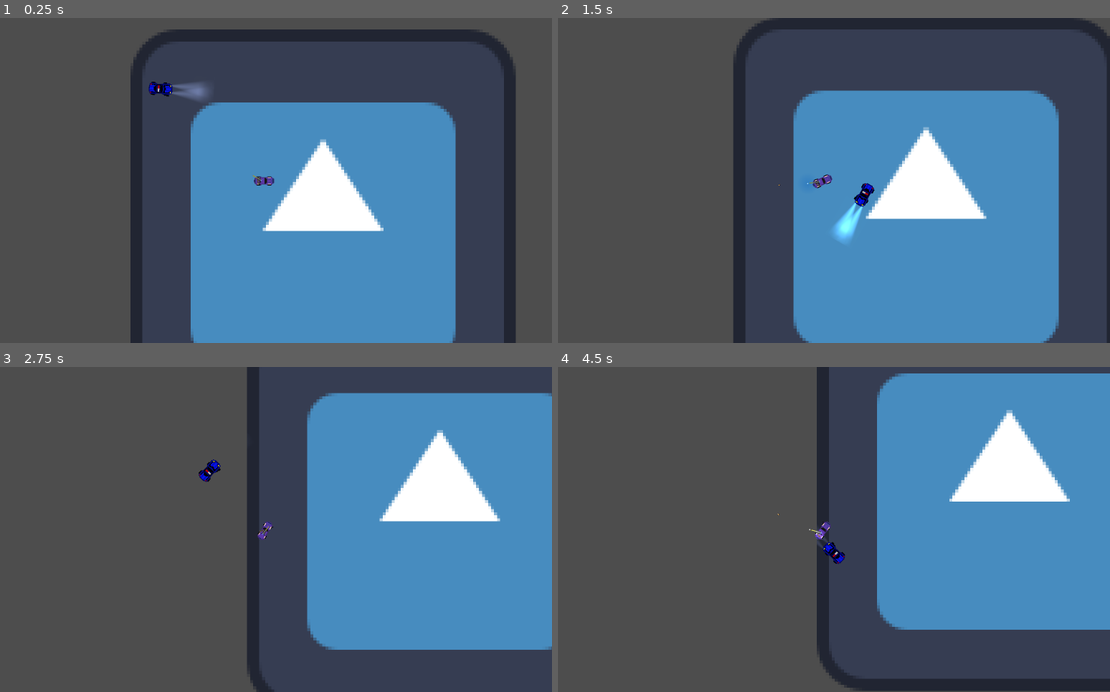
Above: before the commit, frames 1-4 (two rows, left to right).
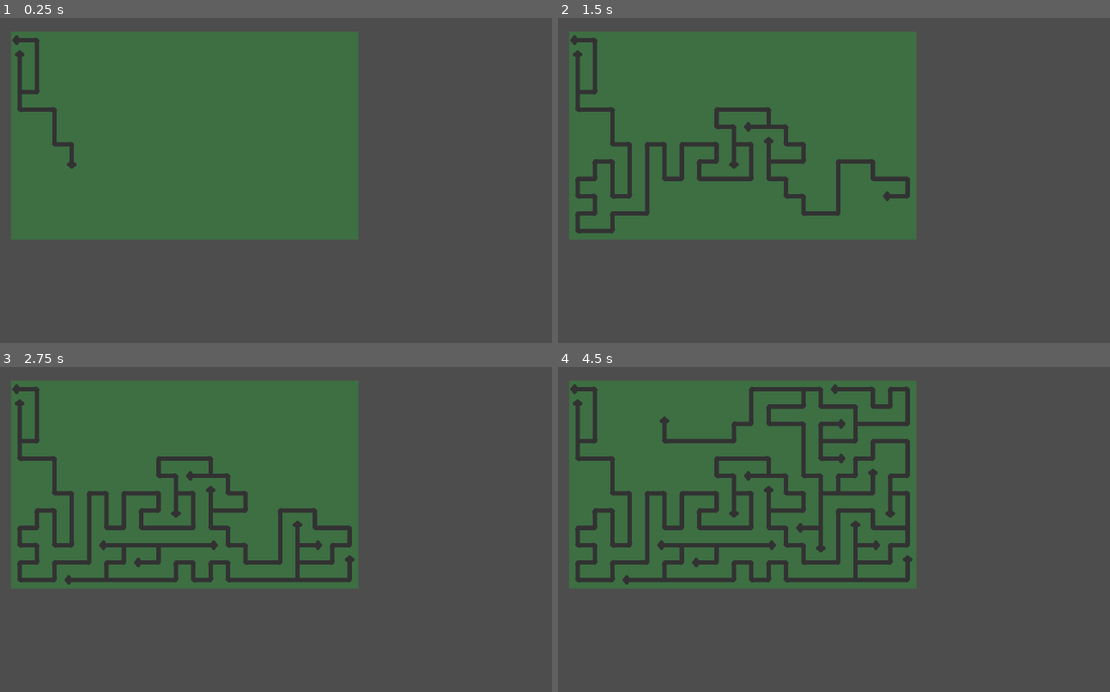
Above: after the commit, the same moments.

Repository: lionidasgerasimatos/Route-E40
Game: Godot game, scene res://Scene/world.tscn
Same seed, same stepped clock (60 frames per second), same inputs: the game is played once before the commit and once after it. Before the commit the project starts from res://Scene/level.tscn. The engine's default icon, where the game draws it, is replaced by a stand-in: a white triangle on a blue panel in a dark square.
Inputs (mouse positions are in pixels of both pictures, inside the frame that each line leads up to):
- Up to frame 1 (0.25 s): no input
- Up to frame 2 (1.5 s): move the mouse to (949, 164) at 0.52 s; hold D (right) 0.53-1.28 s; hold Space (handbreak) 0.53-1.28 s; move the mouse to (707, 196) at 1.27 s; hold S (down) from 1.28 s (still down); click (707, 196) at 1.35 s
- Up to frame 3 (2.75 s): move the mouse to (320, 458) at 2.02 s; release S (down) at 2.03 s; hold D (right) from 2.03 s (still down); hold Space (handbreak) from 2.03 s (still down)
- Up to frame 4 (4.5 s): move the mouse to (795, 594) at 2.77 s; release D (right) at 2.78 s; release Space (handbreak) at 2.78 s; hold W (up) 2.78-3.53 s; click (795, 594) at 2.85 s; move the mouse to (994, 578) at 3.52 s; hold Space (handbreak) 3.53-4.28 s; hold A (left) from 3.53 s (still down); move the mouse to (651, 480) at 4.27 s; click (651, 480) at 4.35 s

The runs differ from the first frame. In frame 1, 67% of the frame differs, in the area x 2-94%, y 3-100%; in frame 2, 70%, in the area x 2-100%, y 0-100%; in frame 3, 70%; in frame 4, 70%.

Commit message:
Procedural generation map

Diff:
--- /dev/null
+++ b/Scene/world.tscn
@@ -0,0 +1,41 @@
+[gd_scene load_steps=5 format=3 uid="uid://7oqxvmdimqpl"]
+
+[ext_resource type="Script" uid="uid://bwy43an0027nr" path="res://scripts/PROCEDURAL_GENERATION.gd" id="1_dlwip"]
+[ext_resource type="Texture2D" uid="uid://bc7v0xouj7jyo" path="res://Assets/TEST_ATLAS_TWO-export.png" id="2_dlwip"]
+
+[sub_resource type="TileSetAtlasSource" id="TileSetAtlasSource_ejll3"]
+texture = ExtResource("2_dlwip")
+texture_region_size = Vector2i(64, 64)
+0:0/0 = 0
+1:0/0 = 0
+2:0/0 = 0
+3:0/0 = 0
+0:1/0 = 0
+1:1/0 = 0
+2:1/0 = 0
+3:1/0 = 0
+0:2/0 = 0
+1:2/0 = 0
+2:2/0 = 0
+3:2/0 = 0
+0:3/0 = 0
+1:3/0 = 0
+2:3/0 = 0
+3:3/0 = 0
+
+[sub_resource type="TileSet" id="TileSet_scul4"]
+tile_size = Vector2i(64, 64)
+sources/0 = SubResource("TileSetAtlasSource_ejll3")
+
+[node name="world" type="Node2D"]
+script = ExtResource("1_dlwip")
+width = 20
+height = 12
+
+[node name="TileMap" type="TileMap" parent="."]
+tile_set = SubResource("TileSet_scul4")
+format = 2
+
+[node name="Camera2D" type="Camera2D" parent="."]
+position = Vector2(937, 550)
+zoom = Vector2(0.3, 0.3)
--- a/project.godot
+++ b/project.godot
@@ -11,7 +11,7 @@
 [application]
 
 config/name="Route E40"
-run/main_scene="uid://cximqwr8w34ax"
+run/main_scene="uid://7oqxvmdimqpl"
 config/features=PackedStringArray("4.4", "Forward Plus")
 config/icon="res://icon.svg"
 
@@ -19,7 +19,6 @@
 
 window/size/viewport_width=1902
 window/size/viewport_height=1080
-window/size/mode=3
 window/stretch/mode="canvas_items"
 window/stretch/scale=3.0
 window/stretch/scale_mode="integer"
--- /dev/null
+++ b/scripts/PROCEDURAL_GENERATION.gd
@@ -0,0 +1,143 @@
+extends Node2D
+
+# we assign the coordinates of a wall with binary value
+const N = 1
+const E = 2
+const S = 4
+const W = 8
+
+#This is a mapping of the four values and what physical direction they represent up down left right(north,south etc.)
+var cell_walls := {Vector2i(0,-1):N, Vector2i(1,0):E, Vector2i(0,1):S,Vector2i(-1,0):W }
+
+#How many tiles big we want it
+@export var width = 30
+@export var height = 25
+#How many pixels is the tilemap see from settings
+@export var tile_size = 64
+var source_id : int
+#Preloads
+@onready var Map = $TileMap
+
+
+#---------------------------------------------------------------------------------------------
+"""The Next four interconnected functions are there because of a spesific Reason
+I use a bigger tile set that the godot default
+
+So i cant just set cell and call the coordinates because they have been shifted since a single tile is 64x64
+and if i where to call the second tile it wouldnt find a thing.
+
+If thats not the case then you can do it the normal way and just set_cells withing the RBA loop
+
+To get by that we us a BitMask """
+
+func bitmask_to_atlas_coords(mask:int) -> Vector2i:
+	#Convert 0‑15 wall mask → (x, y) cell inside the 4 × 4 atlas
+	return Vector2i(mask & 3, mask >> 2)   # x = mask % 4, y = mask // 4
+
+func atlas_coords_to_bitmask(coords:Vector2i) -> int:
+	#Inverse of the above we use it when we read a tile
+	return coords.y * 4 + coords.x
+
+func get_walls(cell:Vector2i) -> int:
+	#Return the current wall mask at cell
+	return atlas_coords_to_bitmask(Map.get_cell_atlas_coords(0, cell))
+
+func set_walls(cell:Vector2i, mask:int) -> void:
+	#Write *mask* to *cell* on layer 0 using our atlas source
+	Map.set_cell(0, cell, source_id, bitmask_to_atlas_coords(mask))
+
+
+#----------------------------------------------------------------------------------------------------
+
+
+# Begining of Action
+func _ready() -> void:
+	randomize()
+	# Pick the *first* source in the TileSet (usually id 0)
+	source_id = Map.tile_set.get_source_id(0)
+
+	# DEBUG: draw one tile so you can verify slicing visually
+	# Comment this line once you see the tile appear at (0,0).
+	set_walls(Vector2i.ZERO, 15)
+
+	# Generate the full maze
+	make_maze()
+
+# THIS IS A HELPER Function we want it just to check the arround the cell and see whats there in a list
+#func check_neighbors(cell:Vector2i, unvisited:Array[Vector2i]) -> Array[Vector2i] :
+	#Returns an array of cell's UNVISITED neighbors
+	#var list : Array[Vector2i] = []
+	#for n in cell_walls.keys():              #n is a direction offset
+		#var neighbor :Vector2i = cell + n    #compute the neighbor;s cell coordinates
+		#if neighbor in unvisited :
+			#list.append(neighbor)       #we add the neighbor to the list as an element
+
+	#return list
+
+
+func make_maze() ->void :
+	var unvisited: Array[Vector2i] = [] #array of unvisited tiles
+	# GDscript doesnt have a stack data type we will represent that with an array to do the LIFO effect
+	var stack: Array[Vector2i] = []
+
+	# Fill the map with solid tiles
+	Map.clear()
+	for x in range(width):
+		for y in range(height):
+			var cell := Vector2i(x,y)
+			unvisited.append(cell)
+
+			set_walls(cell,15)  # Every cell starts with mask 15 all four walls
+
+	# We pick the 0,0 coordinates and remove it from the unvisited list
+	var current : Vector2i = Vector2i.ZERO
+	unvisited.erase(current)
+
+	# The Recursive Backtraking Algorithm Loop
+	while unvisited:   # while not empty
+
+		# Find the unvisited Neighbors
+		var neighbors :Array[Vector2i] = []
+		for direction in cell_walls.keys():    # One of the four direction vectors
+			var NEXT = current + direction
+			if NEXT in unvisited :           #Add it to list
+				neighbors.append(NEXT)
+
+		# Making the Road
+		if neighbors.size() > 0 :
+			var next = neighbors[randi() % neighbors.size()] # select random neighbor
+			stack.append(current) # Add cell to stack
+
+			#REMOVE WALLS FROM BOTH CELLS
+			var direction_moved = next - current
+			# We find the Wall that touches between the Two Cells Because we want to make it a CONNECTION
+			var current_mask = get_walls(current) - cell_walls[direction_moved] # Basically we subract the binary number of the
+			#cell minus the direction to get the wall remember the N S E W at the top
+			var next_mask = get_walls(next) - cell_walls[-direction_moved] # The opposite here
+
+			"""
+			This is what we would do without using the masks calling it straight from here:
+
+			the 0 here mean the source id or the tile set layer by default its 0
+
+			var current_wall = Map.get_cell_source_id(0,current) - cell_walls[direction_moved]
+			var next_wall = Map.get_cell_source_id(0,next) - cell_walls[-direction_moved]
+
+			Map.set_cell(0,current,current_walls)
+			Map.set_cell(0,next,next_walls)
+			"""
+
+			# Set the connecting cells
+			set_walls(current,current_mask)
+			set_walls(next,next_mask)
+
+			# Move forward
+			current = next
+			unvisited.erase(current)
+			# This will continue unless we have no neighbours witch means it a dead end or end
+
+		elif stack :
+			# BACKTRACK AT DEAD END
+			# WE USE LIFO HERE TO FIND THE LAST INTERSECTION
+			current = stack.pop_back()
+		await get_tree().process_frame
Binary file added: Assets/TEST_ATLAS_TWO-export.png
Not shown, added: scripts/PROCEDURAL_GENERATION.gd.uid
